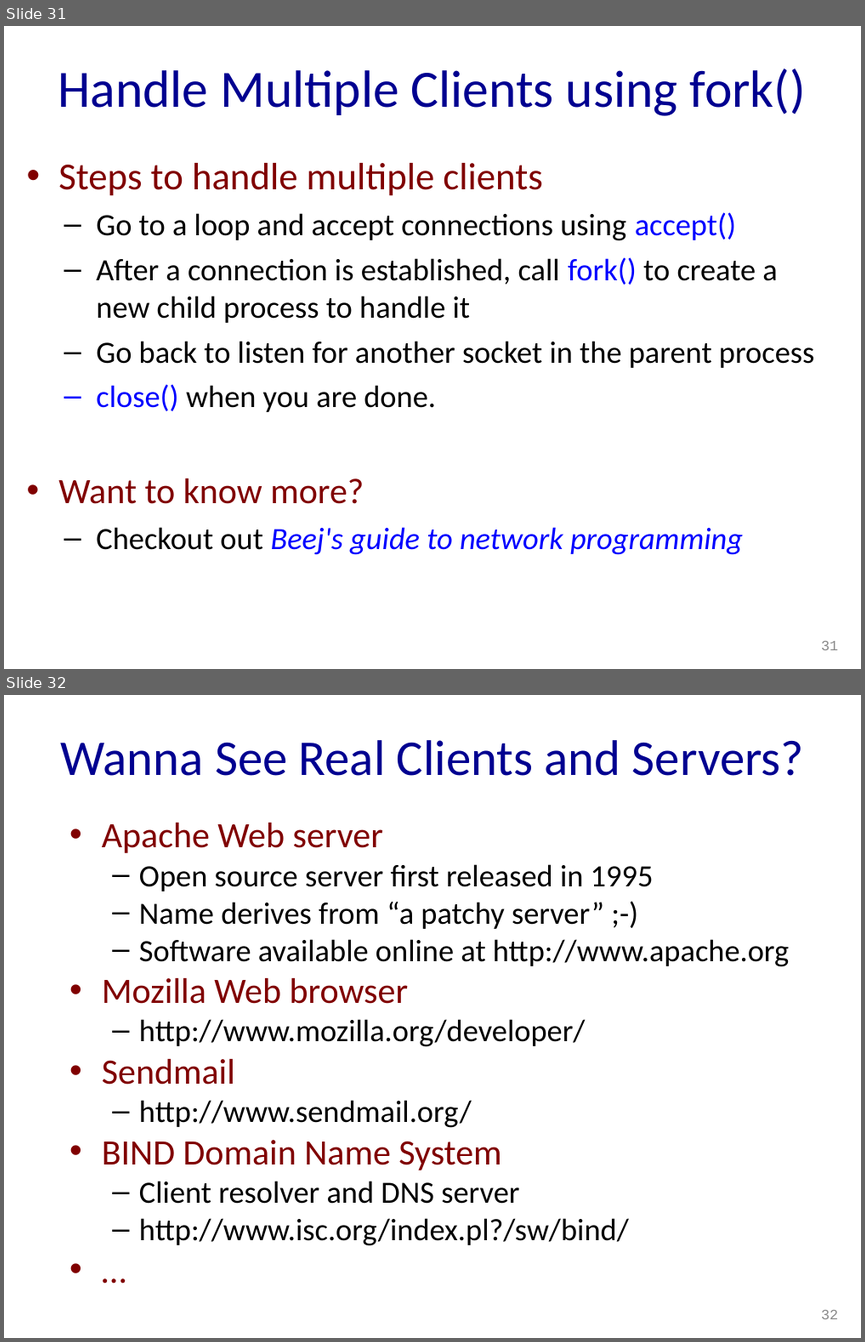
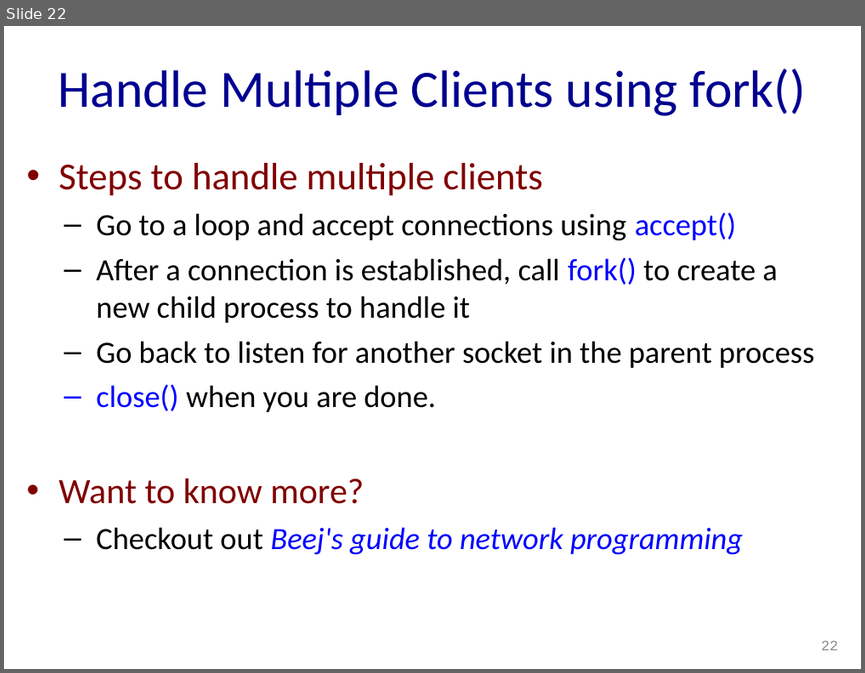
Before and after one commit to sepehrabdous/Computer_Networks_Spring21, a slide deck: assignment0/presentation_slides/socket_programming.ppt. Shown one above the other, each under a label of ours: slides 31 and 32 before the commit, slide 22 after it. The pictures are 865x1342 and 865x673 pixels, drawn with LibreOffice and Linux fonts; fonts in the diff are those of the drawing. Boxes give left, top, right and bottom in pixels: in the first picture for what was removed or moved away, otherwise in the second. Text is boxed around its words. In the diff, an @@ line names an element or a change of style, - is before the commit and + after.

```diff
--- a/assignment0/presentation_slides/socket_programming.ppt
+++ b/assignment0/presentation_slides/socket_programming.ppt
@@ slide 32 removed at bbox=[4, 695, 861, 1338], background #FFFFFF @@
@@ title removed at bbox=[60, 740, 804, 776] @@
-Wanna See Real Clients and Servers?
@@ text removed at bbox=[102, 823, 789, 1246] @@
-• Apache Web server
-  – Open source server first released in 1995
-  – Name derives from “a patchy server” ;-)
-  – Software available online at http://www.apache.org
-• Mozilla Web browser
-  – http://www.mozilla.org/developer/
-• Sendmail
-  – http://www.sendmail.org/
-• BIND Domain Name System
-  – Client resolver and DNS server
-  – http://www.isc.org/index.pl?/sw/bind/
-• …
@@ page number removed at bbox=[821, 1310, 838, 1319] @@
-32
@@ what was slide 31 is now slide 22 @@
@@ page number at bbox=[821, 641, 838, 650]: text changed @@
-31
+22
```
Also in this commit, not shown: 2 slides changed, 9 other slides removed.
